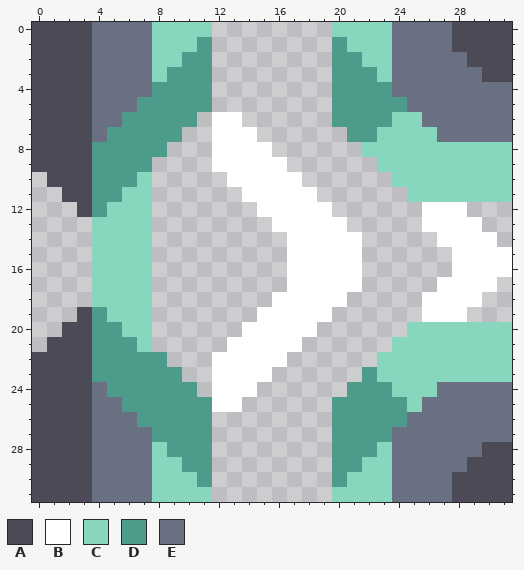
Pixel-art sprite, stored at assets/sprites/blocks/liquids/liquid-pipe-top-4.png. That is the earlier state.
The file is 32x32 pixels.
Palette (. is transparent): A #4d4a58  B #ffffff  C #87d7bf  D #4d9b8b  E #697082
The result:
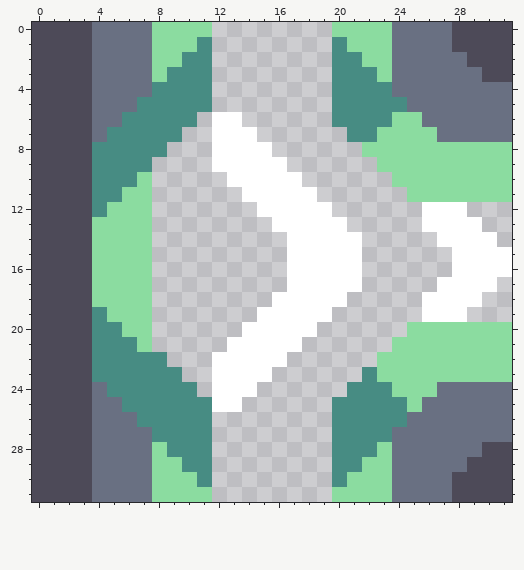
Change:
@@ palette @@
-C #87d7bf
+C #8bdca0
-D #4d9b8b
+D #478c83
@@ x 0..5 @@
  9 AAAADD
-10 .AAADD
-11 ..AADD
-12 ...ADC
-13 ....CC
-14 ....CC
-15 ....CC
-16 ....CC
-17 ....CC
-18 ....CC
-19 ...ADC
-20 ..AADD
-21 .AAADD
+10 AAAADD
+11 AAAADD
+12 AAAADC
+13 AAAACC
+14 AAAACC
+15 AAAACC
+16 AAAACC
+17 AAAACC
+18 AAAACC
+19 AAAADC
+20 AAAADD
+21 AAAADD
 22 AAAADD
Changed places in both pictures, as pixel boxes (x1, y1, x2, y2):
changed: (32, 22, 212, 502)
changed: (332, 22, 512, 202)
changed: (332, 322, 512, 502)
